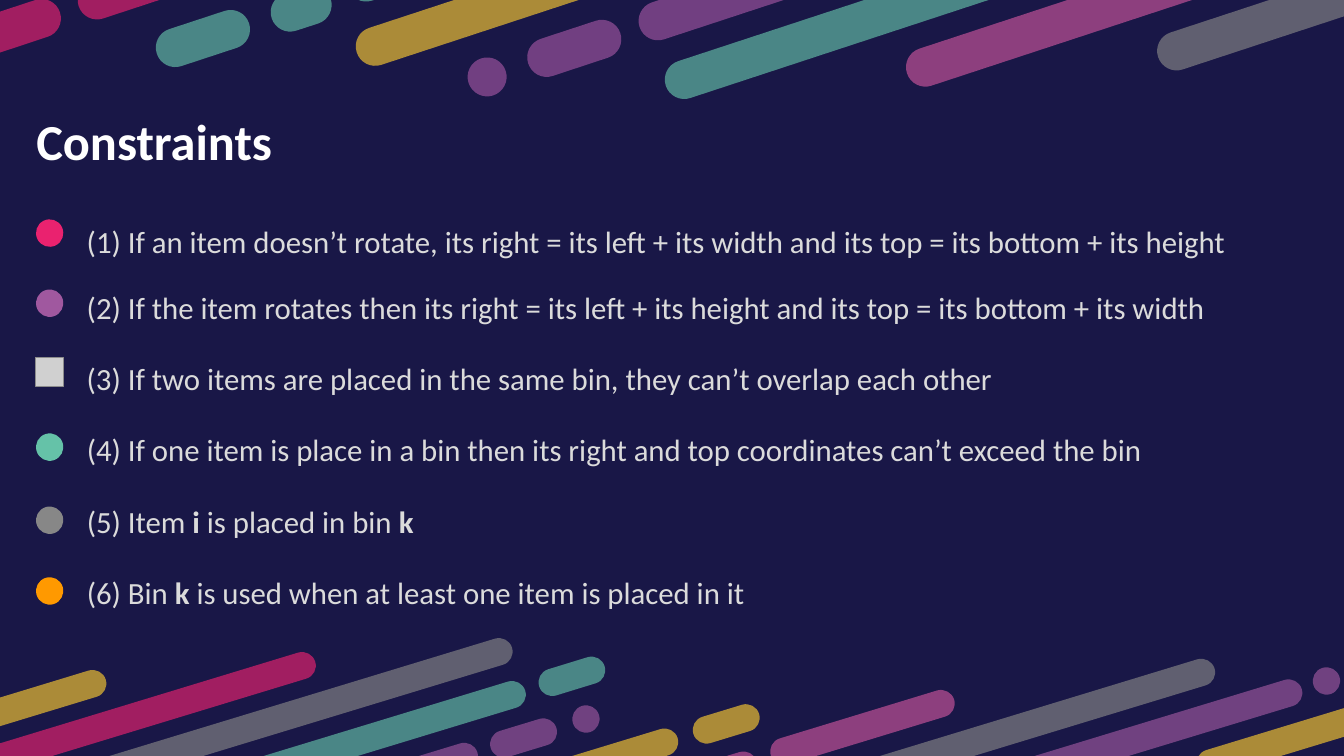
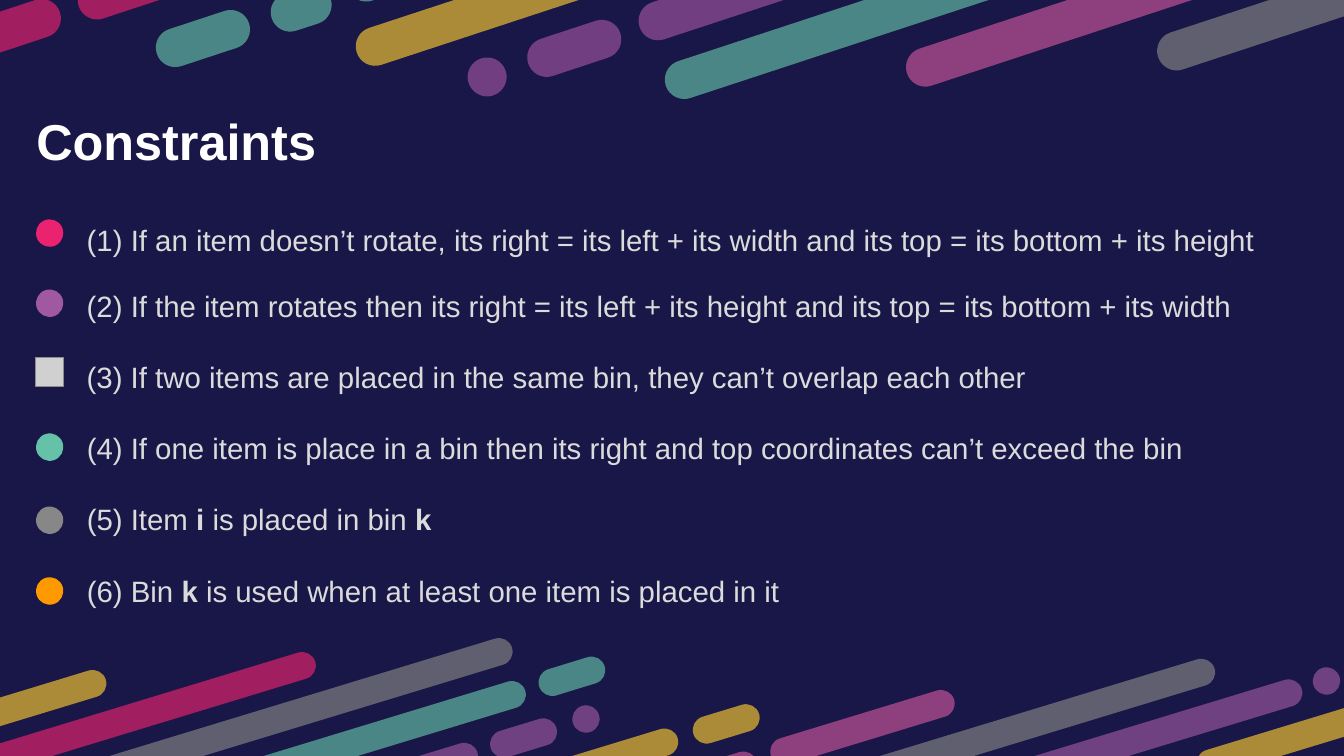
Before and after one commit to htnminh/optimization-project, a slide deck: slide 27 of presentation/General 2D Bin Packing Problem.pptx. Drawn at 1344x756 pixels with LibreOffice and Linux fonts; fonts in the diff are those of the drawing; grey boxes stand for pictures. Boxes give left, top, right and bottom in pixels: in the first picture for what was removed or moved away, otherwise in the second. Text is boxed around its words. In the diff, an @@ line names an element or a change of style, - is before the commit and + after.

```diff
--- a/presentation/General 2D Bin Packing Problem.pptx
+++ b/presentation/General 2D Bin Packing Problem.pptx
@@ text "Constraints" at <box>36,123,316,161</box>: font Calibri to Arial @@
@@ size 22 to 21 pt, font Calibri to Arial in 6 elements at <box>87,508,431,536</box>, <box>87,580,779,607</box>, <box>87,229,1254,257</box>, <box>87,295,1231,322</box>, <box>87,437,1182,465</box>, <box>87,366,1026,394</box> @@
```
Also in this commit, not shown: 13 other slides changed, 5 slides added, 19 other files.
